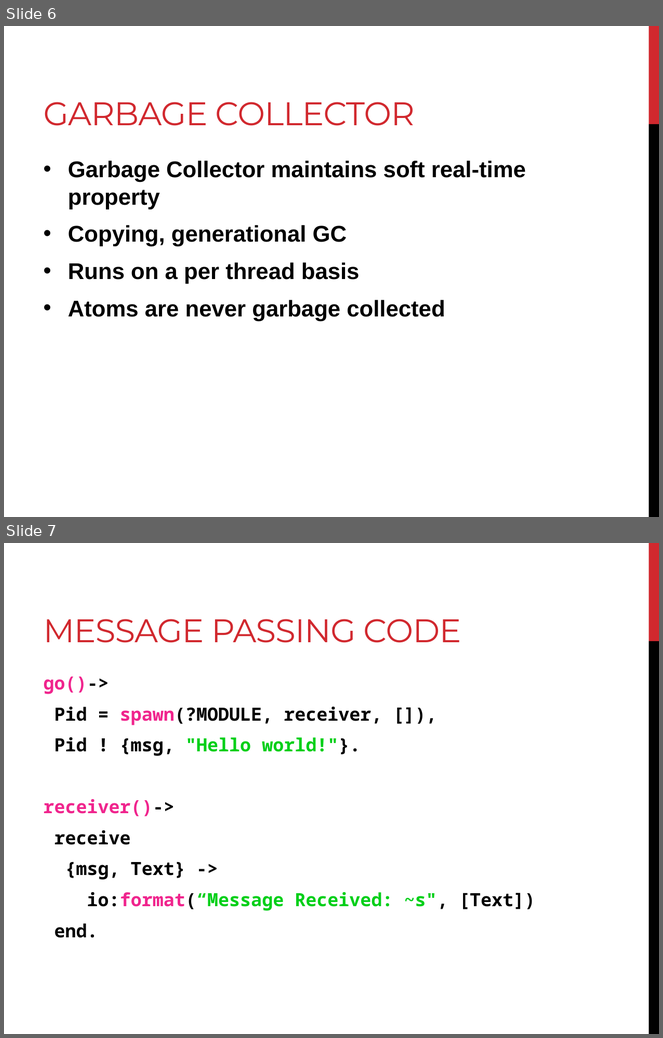
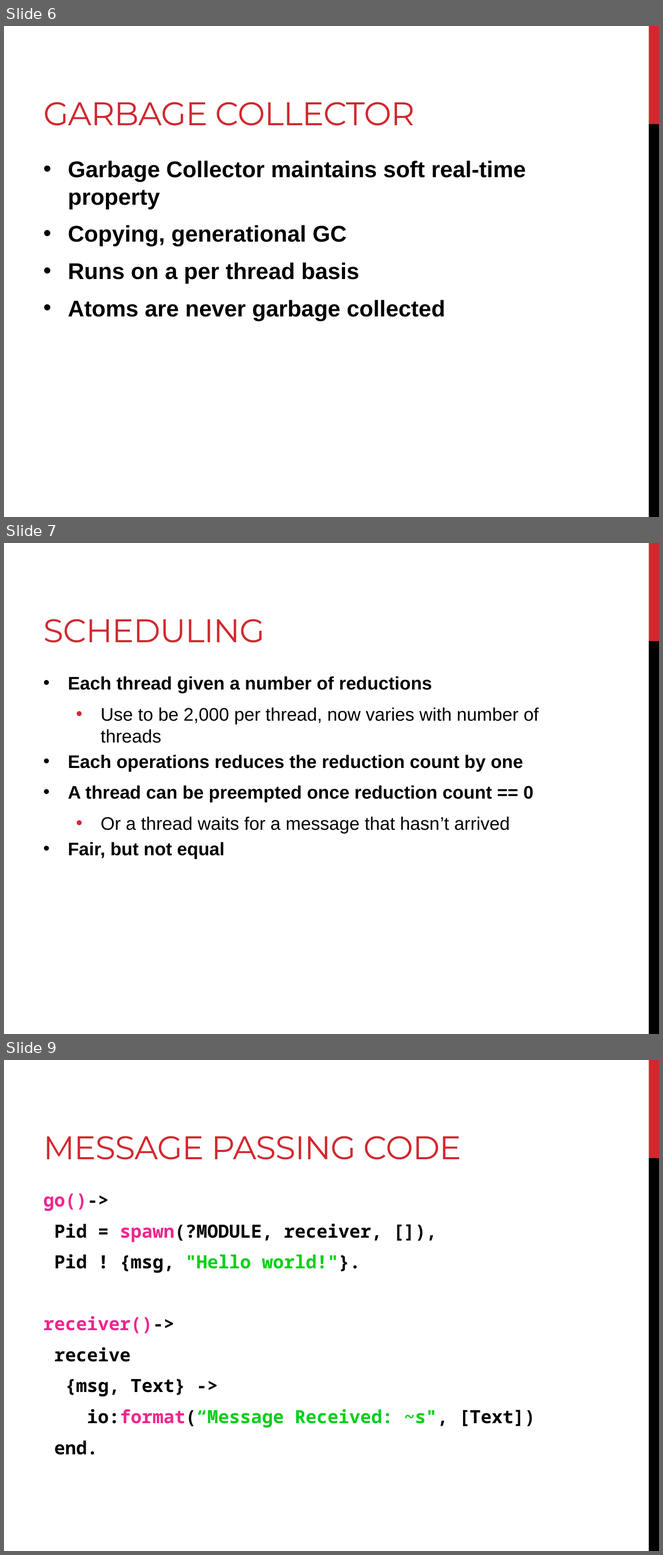
Before and after one commit to Matt8109/mcp_erlang, a slide deck: Presentation.pptx. Shown one above the other, each under a label of ours: slides 6 and 7 before the commit, slides 6, 7 and 9 after it; the slides between them are not shown. The pictures are 663x1038 and 663x1555 pixels, drawn with LibreOffice and Linux fonts; fonts in the diff are those of the drawing. Boxes give left, top, right and bottom in pixels: in the first picture for what was removed or moved away, otherwise in the second. Text is boxed around its words. In the diff, an @@ line names an element or a change of style, - is before the commit and + after.

```diff
--- a/Presentation.pptx
+++ b/Presentation.pptx
@@ slide 7 added at (4,543,659,1034), background #FFFFFF; not listed: 2 template elements that a slide beside it also shows @@
@@ title added at (44,619,265,643), 36 pt, text #D1282E @@
+SCHEDULING
@@ text added at (68,676,539,859), 20 pt, text #000000, bold @@
+• Each thread given a number of reductions
+  • Use to be 2,000 per thread, now varies with number of threads
+• Each operations reduces the reduction count by one
+• A thread can be preempted once reduction count == 0
+  • Or a thread waits for a message that hasn’t arrived
+• Fair, but not equal
@@ what was slide 7 is now slide 9 @@
```
Also in this commit, not shown: 2 slides changed, 6 other slides added, 1 other file.
